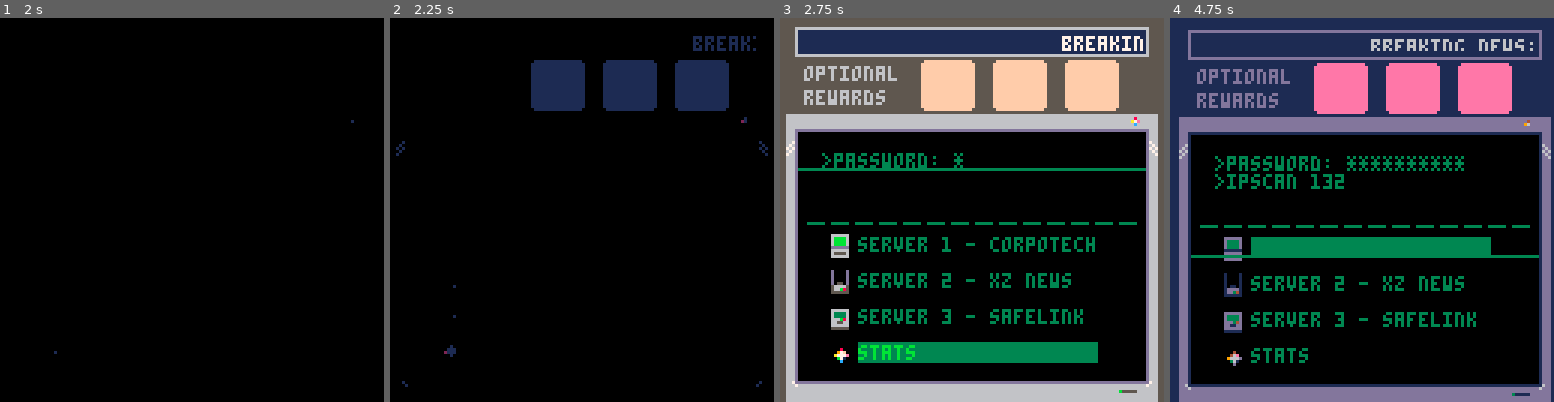
Above: before the commit, frames 1-4 (left to right).
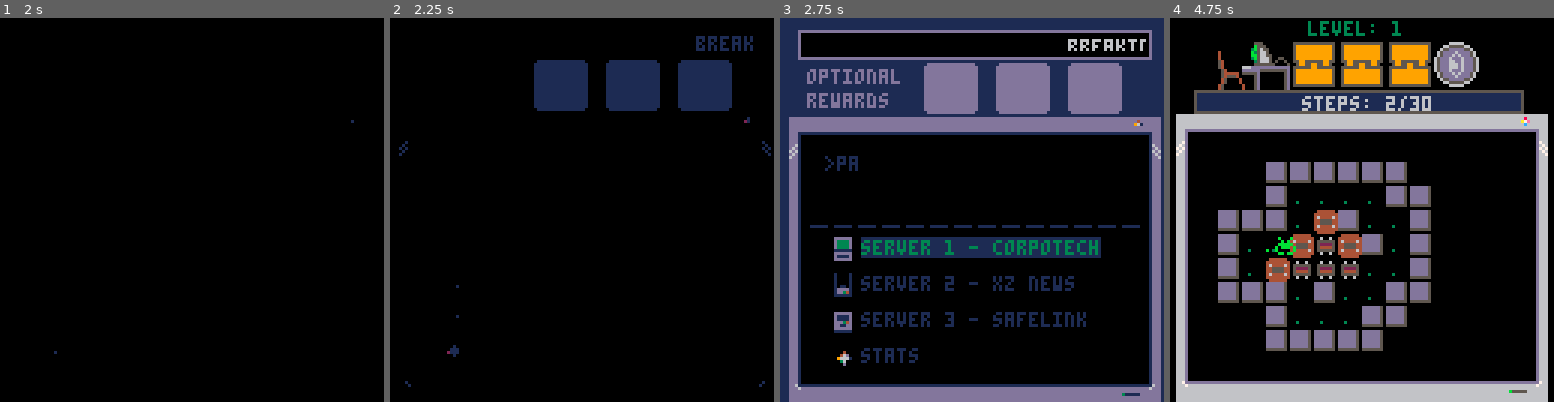
Above: after the commit, the same moments.

Repository: jacobneal65/sokovirus-pico8
Game: PICO-8 cartridge mysoko.p8
Two runs of this game, one before a commit and one after it. Both use one fixed random seed, a clock stepped at 60 frames per second and the inputs below.
Inputs:
- Up to frame 1 (2 s): tap X (X key) at 0.33, 1.07, 1.85 s; tap O (Z key) at 0.7, 1.7 s; hold Right from 1.6 s (still down)
- Up to frame 2 (2.25 s): release Right at 2.1 s; tap O (Z key) at 2.1 s; hold Up from 2.15 s (still down)
- Up to frame 3 (2.75 s): release Up at 2.42 s; hold Right from 2.47 s (still down); tap O (Z key) at 2.5 s
- Up to frame 4 (4.75 s): tap O (Z key) every 0.4 s from 2.9 to 4.5 s; tap X (X key) at 2.97, 4.08 s; release Right at 3.03 s; hold Left 3.08-3.58 s; hold Down 3.63-3.97 s; hold Right 4.02-4.68 s; hold Up from 4.73 s (still down)

Frame 1 is identical in both runs. In frame 2, 1.4% of the frame differs, in the area x 1-100%, y 4-97%; in frame 3, 54%; in frame 4, 57%, in the area x 0-100%, y 0-100%.

Commit message:
change button to o

Diff:
--- a/mysoko.p8
+++ b/mysoko.p8
@@ -34,8 +34,8 @@
 	levely={0,0,0,0,0,0,16,16,16,16,16,16,16}
 
 	--player pos per lvl
-	plx={20,38,59,73,87,104,6,22,41,54,73,87}
-	ply={9,10,12,7,10,10,25,22,22,25,25,25}
+	plx={20,38,59,73,88,104,6,22,41,54,73,87}
+	ply={9,10,12,7,8,10,25,22,22,25,25,25}
 
 	newstext = "breaking news: an unknown computer virus is sweeping the city. lock your pc!"
 
@@ -78,7 +78,7 @@
 	acheivement={0,0,0}
 
 	steps={0,0,0,0,0,0,0,0,0,0,0,0}
-	optsteps={30,35,65,95,157,110,60,50,50,115,100,62}--optimal steps
+	optsteps={30,35,65,95,100,110,60,50,50,115,100,62}--optimal steps
 	slbx=nil --SLIDE BOX
 
 	--particles
@@ -584,7 +584,7 @@
 	if 0<=_btn and _btn<4 then
 		moveplayer(dirx[_btn+1],diry[_btn+1])
 	end
- 	if _btn==5 then--x key
+ 	if _btn==4 then--x key
 		restartlevel()
  	end
 end
@@ -863,7 +863,7 @@
 	--menu prompt
 	rrectfill2(25+menu_timer,73,78,18,6)--outline
 	rrectfill2(26+menu_timer,74,76,16,0)--center
-	oprint8("press ❎ to start",30+menu_timer,80+sin(time()),blinkcolor,1)
+	oprint8("press 🅾️ to start",30+menu_timer,80+sin(time()),blinkcolor,1)
 	palt(0,false)
 	palt(14,true)
 	draw_bas_ani()
@@ -987,7 +987,7 @@
 		hubsel=(hubsel+1)%4
 		sfx(52)--move cursor noise
 		init_hubmove()
-	elseif _btn==5 then
+	elseif _btn==4 then
 		if hubsel == 3 then--go to progress view
 			init_stats()
 			fadeout(0.5)
@@ -1138,7 +1138,7 @@
 
 function upd_stats()
 	local _btn=getinput()
-	if _btn==5 then
+	if _btn==4 then
 		init_hub()
 		fadeout()
 	end
@@ -1178,7 +1178,7 @@
 		completed = "★"
 	end
 
-	print("press ❎ to exit",34,8*14,5)
+	print("press 🅾️ to exit",34,8*14,5)
 	draw_scanline()
 end
 
@@ -1512,15 +1512,15 @@
 0000000000000000000000000000000000000000000000000000000000000000000000000000000000000000000000000000000000000000000000000000000000000000000000000000000000000000000000000000000000000000000000000000000000000000000000000000000000000000000000000000000000000000
 1213131313131313131313131313111400121313131313131313131313131311140012131313131313131313131313131114001213131313131313131313131313111400121313131313131313131313131311140012131313131313131313131313131114001213131313131313131313131313111400000000000000000000
 2300000000000000000000000000000400230000000000000000000000000000040023000000001010101010000000000004002300000000000000000000000000000400230000001010101010000000000000040023000000000000000000000000000004002300000000000000000000000000000400000000000000000000
-2200000000000000000000000000002400220000001010101010100000000000240022000000001031313110000000000024002200000000101010101010000000002400220000001031313110101000000000240022000020202020202020200000000024002200000020202020202020202020002400000000000000000000
-2200000000000000000000000000002400220000001031313131101000000000240022000010101031103110100000000024002200000000101616161010000000002400220000001031103131311000000000240022002020313120313131200000000024002200000020313131313131313120002400000000000000000000
-2200000000000000000000000000002400220010101031171031311000000000240022000010313107170731100000000024002200000000100631103110000000002400220000001031063110311000000000240022202031313131310931200000000024002200002020312020202020203120002400000000000000000000
-2200000000000000000000000000002400220010313117071710311000000000240022000010311017103131100000000024002200000000103106313110000000002400220000001010100610311000000000240022203119193120093120200000000024002220202031312020203131203120002400000000000000000000
-2200000000000000000000000000002400220010311707070731311000000000240022000010313107170731100000000024002200000000103131063110000000002400220000001010313106311000000000240022203119312031093131202020000024002220313109313109313109191920002400000000000000000000
-2200000000000000000000000000002400220010101031103131101000000000240022000010101031101710100000000024002200000000101010313110000000002400220000000010313131100000000000240022203119202031312031313120000024002220202031312020313131202020002400000000000000000000
-2200000000000000000000000000002400220000001031313110100000000000240022000000001031313110000000000024002200000000000010313110000000002400220000000010101031100000000000240022202020202031313131093120000024002220202020202020313131311920002400000000000000000000
-2200000000000000000000000000002400220000001010101010000000000000240022000000001010101010000000000024002200000000000010101010000000002400220000000000103116311000000000240022000000002031312020202020000024002200000000000020202020202020002400000000000000000000
-2200000000000000000000000000002400220000000000000000000000000000240022000000000000000000000000000024002200000000000000000000000000002400220000000000103116161000000000240022000000002020202000000000000024002200000000000000000000000000002400000000000000000000
+2200000000000000000000000000002400220000001010101010100000000000240022000000001031313110000000000024002200000000101010101010000000002400220000001031313110101000000000240022000000000020202020200000000024002200000020202020202020202020002400000000000000000000
+2200000000000000000000000000002400220000001031313131101000000000240022000010101031103110100000000024002200000000101616161010000000002400220000001031103131311000000000240022002020202020313131200000000024002200000020313131313131313120002400000000000000000000
+2200000000000000000000000000002400220010101031171031311000000000240022000010313107170731100000000024002200000000100631103110000000002400220000001031063110311000000000240022002019191919310931200000000024002200002020312020202020203120002400000000000000000000
+2200000000000000000000000000002400220010313117071710311000000000240022000010311017103131100000000024002200000000103106313110000000002400220000001010100610311000000000240022002020202020093120200000000024002220202031312020203131203120002400000000000000000000
+2200000000000000000000000000002400220010311707070731311000000000240022000010313107170731100000000024002200000000103131063110000000002400220000001010313106311000000000240022000000002031093131202020000024002220313109313109313109191920002400000000000000000000
+2200000000000000000000000000002400220010101031103131101000000000240022000010101031101710100000000024002200000000101010313110000000002400220000000010313116100000000000240022000000002031312031313120000024002220202031312020313131202020002400000000000000000000
+2200000000000000000000000000002400220000001031313110100000000000240022000000001031313110000000000024002200000000000010313110000000002400220000000010101016100000000000240022000000002031313131093120000024002220202020202020313131311920002400000000000000000000
+2200000000000000000000000000002400220000001010101010000000000000240022000000001010101010000000000024002200000000000010101010000000002400220000000000001016100000000000240022000000002031312020202020000024002200000000000020202020202020002400000000000000000000
+2200000000000000000000000000002400220000000000000000000000000000240022000000000000000000000000000024002200000000000000000000000000002400220000000000001010100000000000240022000000002020202000000000000024002200000000000000000000000000002400000000000000000000
 3233333333333333333333333333213400323333333333333333333333333321340032333333333333333333333333332134003233333333333333333333333333213400323333333333333333333333333321340032333333333333333333333333332134003233333333333333333333333333213400000000000000000000
 0000000000000000000000000000000000000000000000000000000000000000000000000000000000000000000000000000000000000000000000000000000000000000000000000000000000000000000000000000000000000000000000000000000000000000000000000000000000000000000000000000000000000000
 0000000000000000000000000000000000000000000000000000000000000000000000000000000000000000000000000000000000000000000000000000000000000000000000000000000000000000000000000000000000000000000000000000000000000000000000000000000000000000000000000000000000000000
